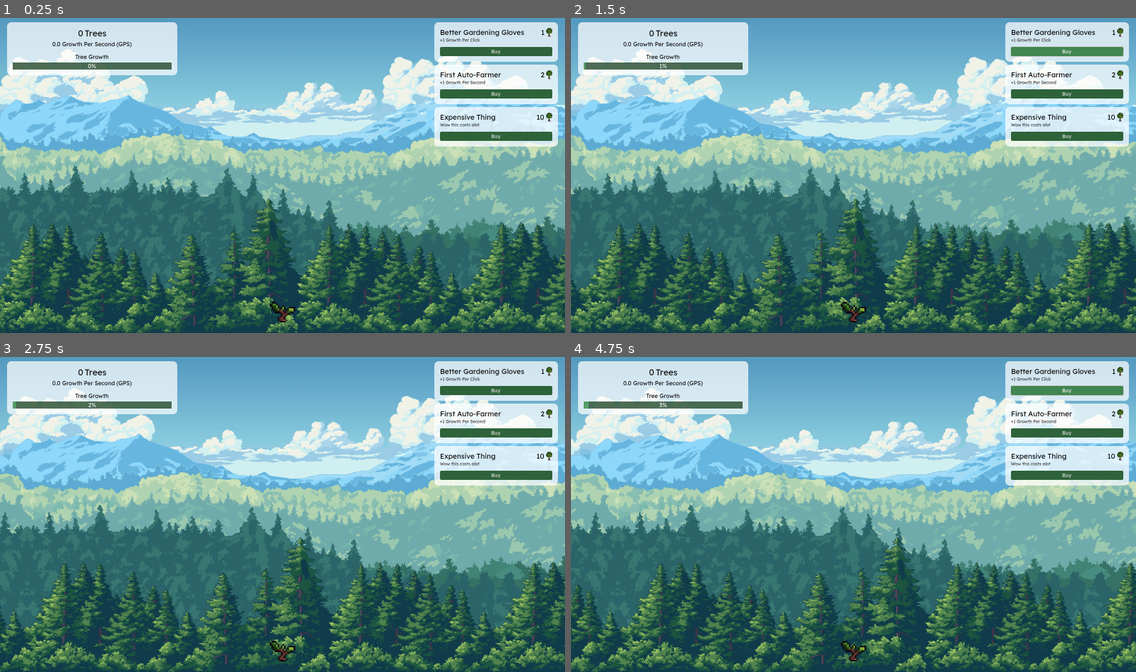
Above: before the commit, frames 1-4 (two rows, left to right).
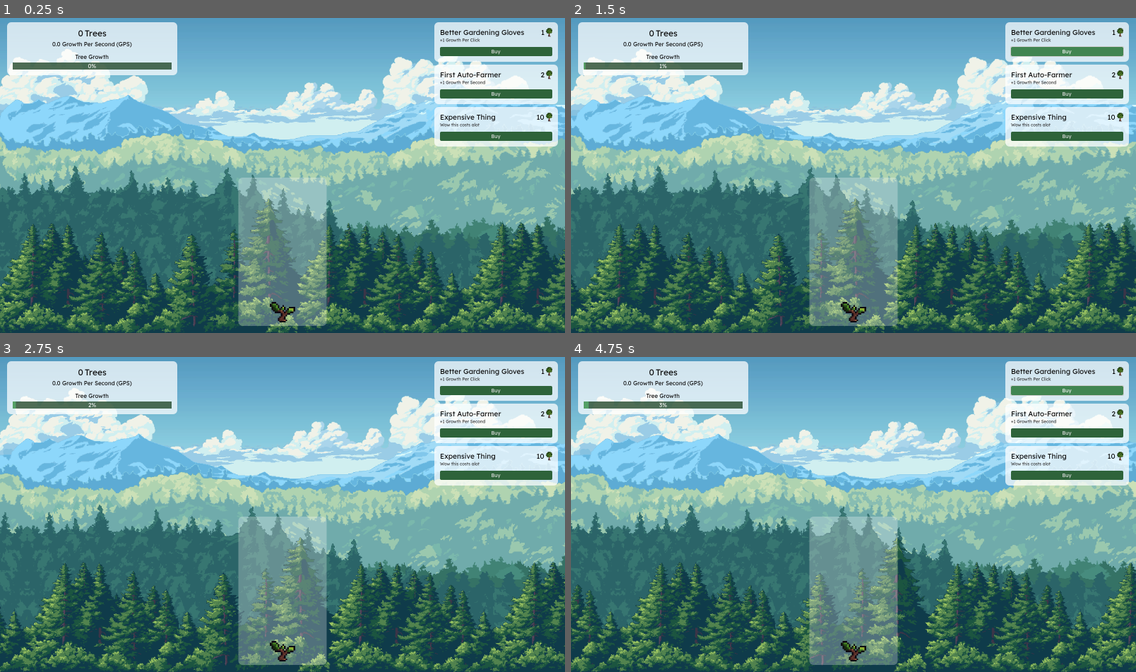
Above: after the commit, the same moments.

Repository: CallumB04/tree-clicker
Game: Godot game, scene res://Scenes/Game.tscn
Two runs of this game, one before a commit and one after it. Both use one fixed random seed, a clock stepped at 60 frames per second and the inputs below.
Inputs (mouse positions are in pixels of both pictures, inside the frame that each line leads up to):
- Up to frame 1 (0.25 s): no input
- Up to frame 2 (1.5 s): click (853, 310) at 0.5 s; click "Buy" at 1.25 s
- Up to frame 3 (2.75 s): click (282, 649) at 2 s
- Up to frame 4 (4.75 s): click "Buy" at 2.75 s; click (853, 649) at 3.5 s; click "Buy" at 4.25 s

The runs differ from the first frame. In frame 1, 7.2% of the frame differs, in the area x 42-58%, y 50-98%; in frame 2, 7.2%; in frame 3, 7.2%; in frame 4, 7.3%.

Commit message:
feat: add panel behind tree for visibility

Diff:
--- a/Scenes/Game.tscn
+++ b/Scenes/Game.tscn
@@ -10,6 +10,13 @@
 [ext_resource type="Texture2D" uid="uid://be18710yubuo5" path="res://Assets/Trees/Oak1.png" id="8_nb51f"]
 [ext_resource type="PackedScene" uid="uid://cdy2d27p82jvb" path="res://Scenes/upgrade.tscn" id="9_h4fw4"]
 
+[sub_resource type="StyleBoxFlat" id="StyleBoxFlat_h4fw4"]
+bg_color = Color(1, 1, 1, 0.27451)
+corner_radius_top_left = 12
+corner_radius_top_right = 12
+corner_radius_bottom_right = 12
+corner_radius_bottom_left = 12
+
 [sub_resource type="StyleBoxFlat" id="StyleBoxFlat_dahhg"]
 bg_color = Color(1, 1, 1, 0.72549)
 corner_radius_top_left = 12
@@ -96,6 +103,21 @@
 scale = Vector2(0.7, 0.7)
 texture = ExtResource("7_1phco")
 centered = false
+
+[node name="TreeClickerBackPanel" type="Panel" parent="."]
+layout_mode = 1
+anchors_preset = -1
+anchor_left = 0.5
+anchor_top = 1.0
+anchor_right = 0.5
+anchor_bottom = 1.0
+offset_left = -125.0
+offset_top = -440.0
+offset_right = 125.0
+offset_bottom = -20.0
+grow_horizontal = 2
+grow_vertical = 0
+theme_override_styles/panel = SubResource("StyleBoxFlat_h4fw4")
 
 [node name="TreeClicker" type="TextureButton" parent="."]
 texture_filter = 1
Not shown: 1 places in Scenes/Game.tscn that only renumber resources
